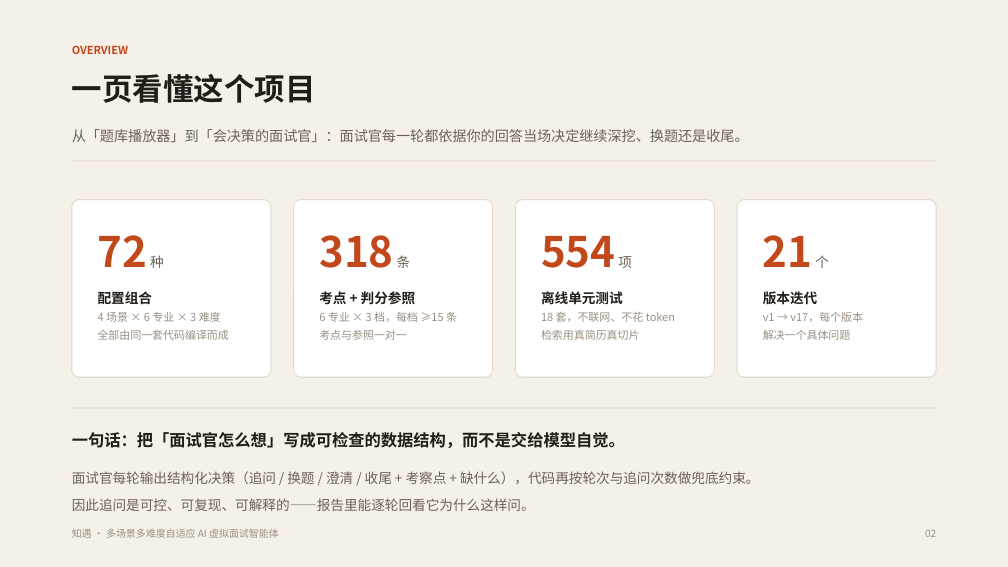
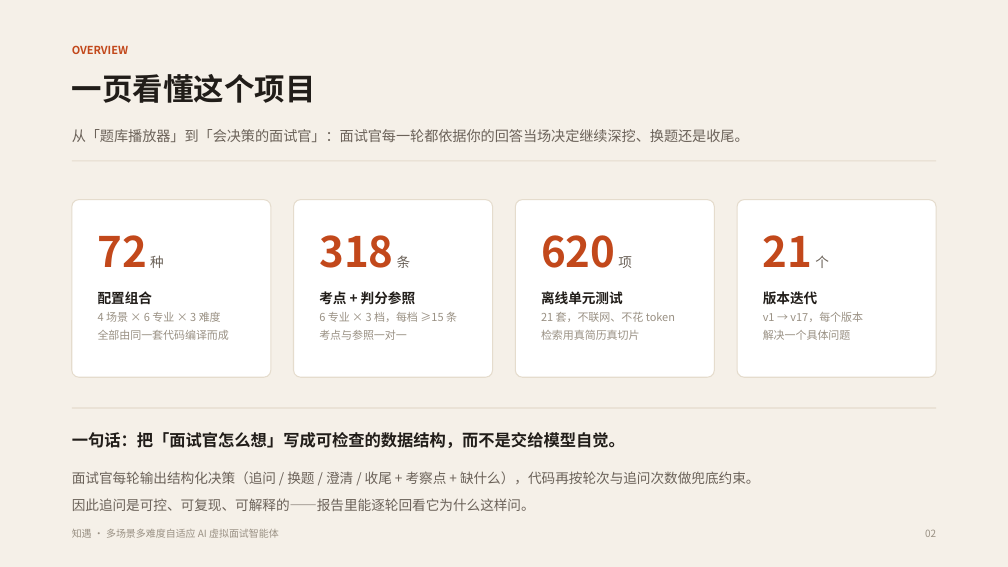
Before and after one commit to shuangxingxi/zhiyu-interview, a slide deck: slide 2 of 知遇-AI虚拟面试官-答辩.pptx. Drawn at 1008x567 pixels with LibreOffice and Linux fonts; fonts in the diff are those of the drawing. Boxes give left, top, right and bottom in pixels: in the first picture for what was removed or moved away, otherwise in the second. Text is boxed around its words. In the diff, an @@ line names an element or a change of style, - is before the commit and + after.

```diff
--- a/知遇-AI虚拟面试官-答辩.pptx
+++ b/知遇-AI虚拟面试官-答辩.pptx
@@ text at (541,235,632,268): text changed @@
-554 项
+620 项
@@ text at (541,312,675,322): text changed @@
-18 套，不联网、不花 token
+21 套，不联网、不花 token
```
Also in this commit, not shown: 3 other slides changed, 29 other files.
